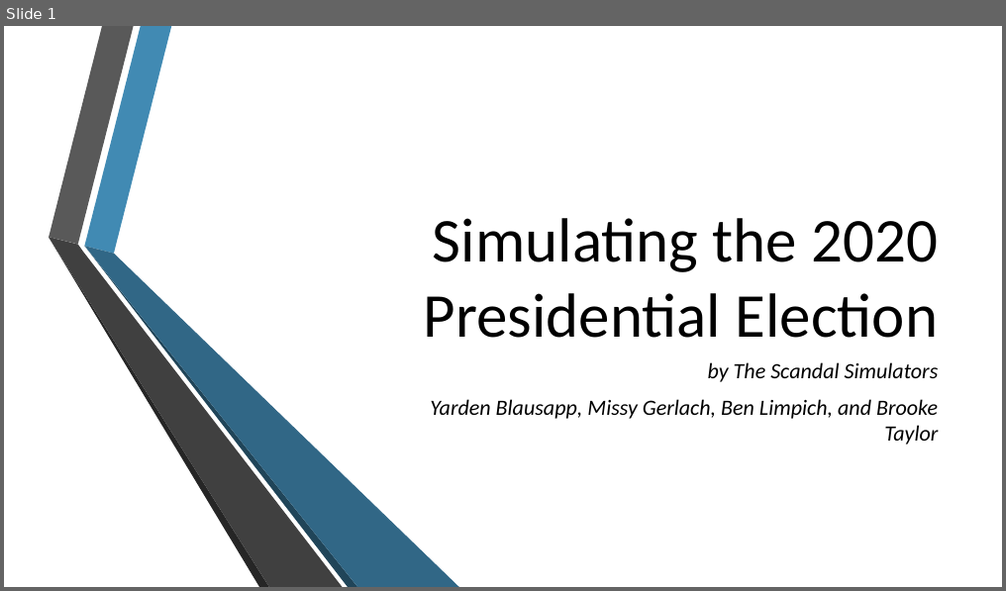
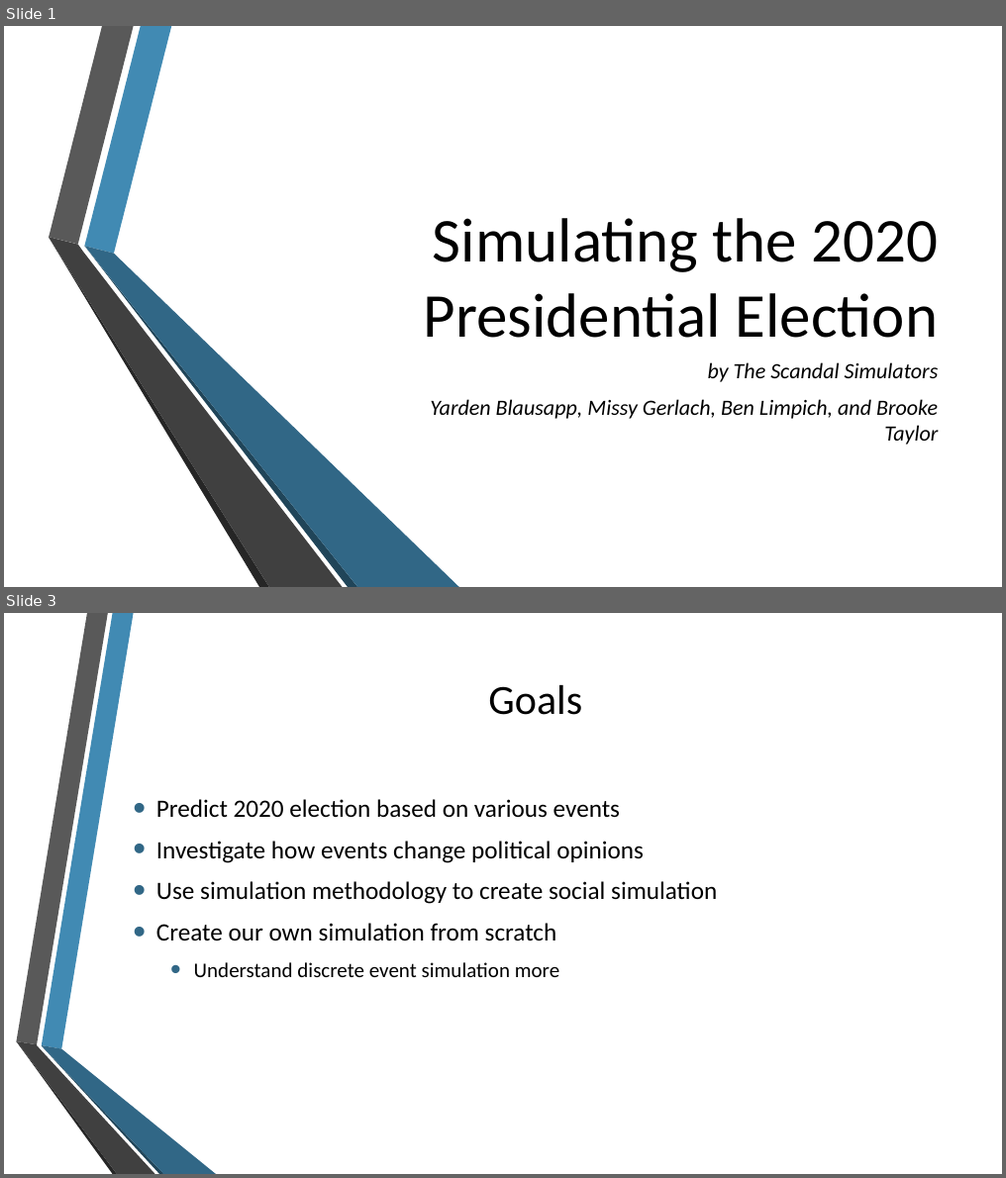
Before and after one commit to blimpich/election_simulator, a slide deck: Final Presentation 2.pptx. Shown one above the other, each under a label of ours: slide 1 before the commit, slides 1 and 3 after it; the slides between them are not shown. The pictures are 1006x591 and 1006x1178 pixels, drawn with LibreOffice and Linux fonts; fonts in the diff are those of the drawing; background and template pictures are left out. Boxes give left, top, right and bottom in pixels: in the first picture for what was removed or moved away, otherwise in the second. Text is boxed around its words. In the diff, an @@ line names an element or a change of style, - is before the commit and + after.

```diff
--- a/Final Presentation 2.pptx
+++ b/Final Presentation 2.pptx
@@ slide 3 added at (4, 613, 1002, 1174), background picture (left out) @@
@@ title added at (488, 685, 582, 715), 40 pt, text #000000 @@
+Goals
@@ text added at (156, 799, 717, 977), 24 pt, text #000000 @@
+• Predict 2020 election based on various events
+• Investigate how events change political opinions
+• Use simulation methodology to create social simulation
+• Create our own simulation from scratch
+  • Understand discrete event simulation more
@@ group added at (16, 613, 216, 1174): 6 freeform shapes @@
```
Also in this commit, not shown: 6 slides changed, 19 other slides added, 4 slides removed.
